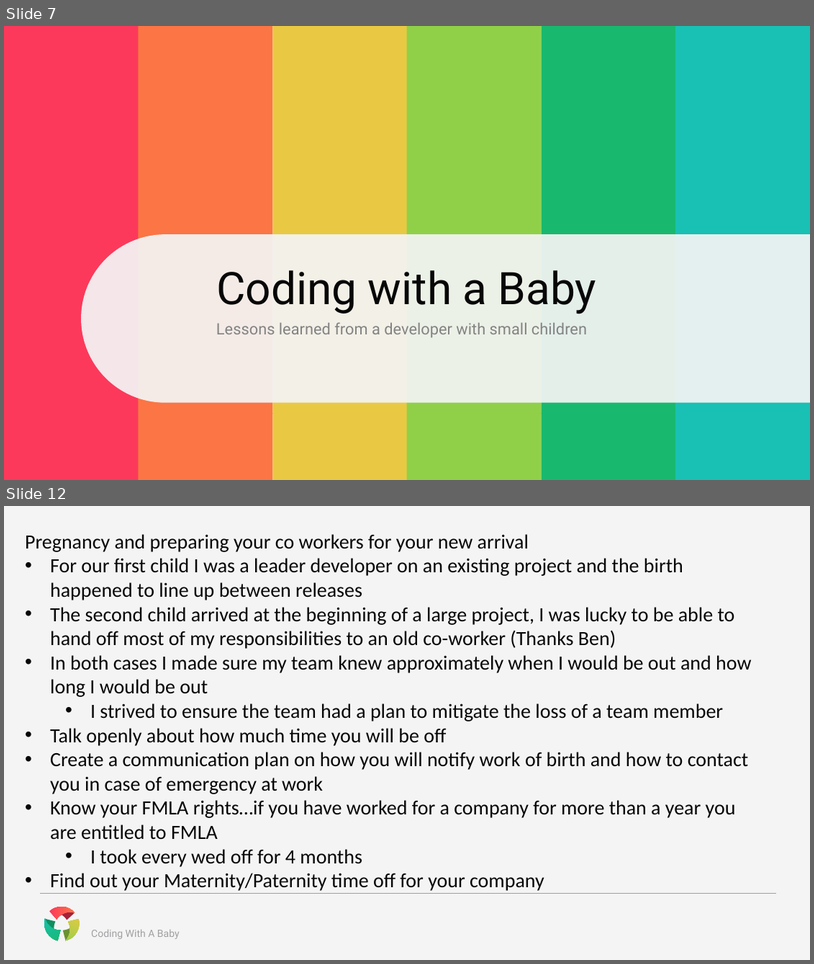
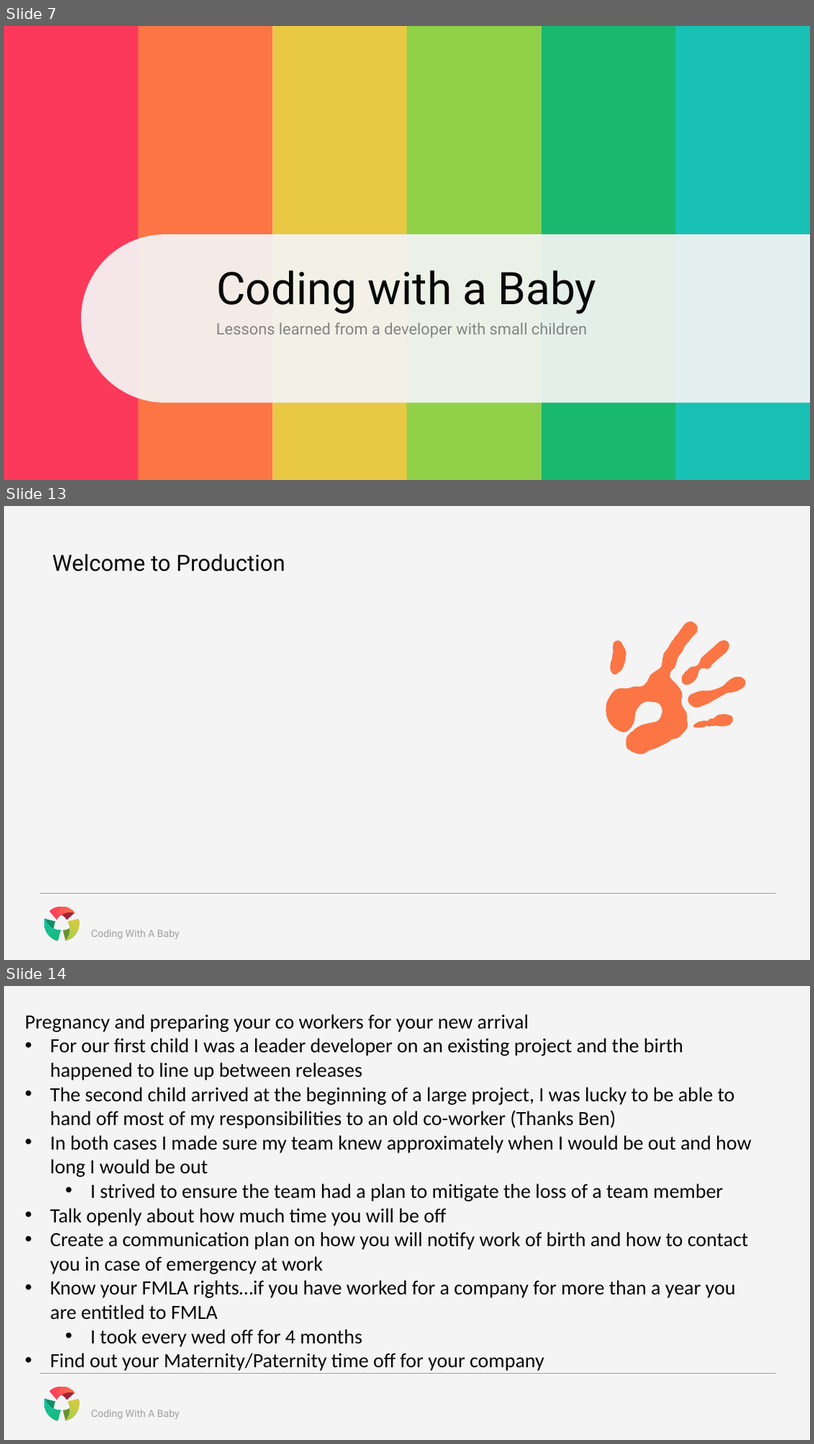
Before and after one commit to CognitiveBurden/CodingWithABaby, a slide deck: CodingWithABaby.pptx. Shown one above the other, each under a label of ours: slides 7 and 12 before the commit, slides 7, 13 and 14 after it; the slides between them are not shown. The pictures are 814x964 and 814x1444 pixels, drawn with LibreOffice and Linux fonts; fonts in the diff are those of the drawing. Boxes give left, top, right and bottom in pixels: in the first picture for what was removed or moved away, otherwise in the second. Text is boxed around its words. In the diff, an @@ line names an element or a change of style, - is before the commit and + after.

```diff
--- a/CodingWithABaby.pptx
+++ b/CodingWithABaby.pptx
@@ slide 13 added at [4, 506, 810, 960], background #F4F4F4; not listed: 8 template elements that a slide beside it also shows @@
@@ title added at [52, 554, 285, 572], 20 pt, text #070707 @@
+Welcome to Production
@@ group added at [592, 618, 748, 767]: 5 freeform shapes @@
@@ what was slide 12 is now slide 14 @@
```
Also in this commit, not shown: 4 slides changed, 7 other slides added.
